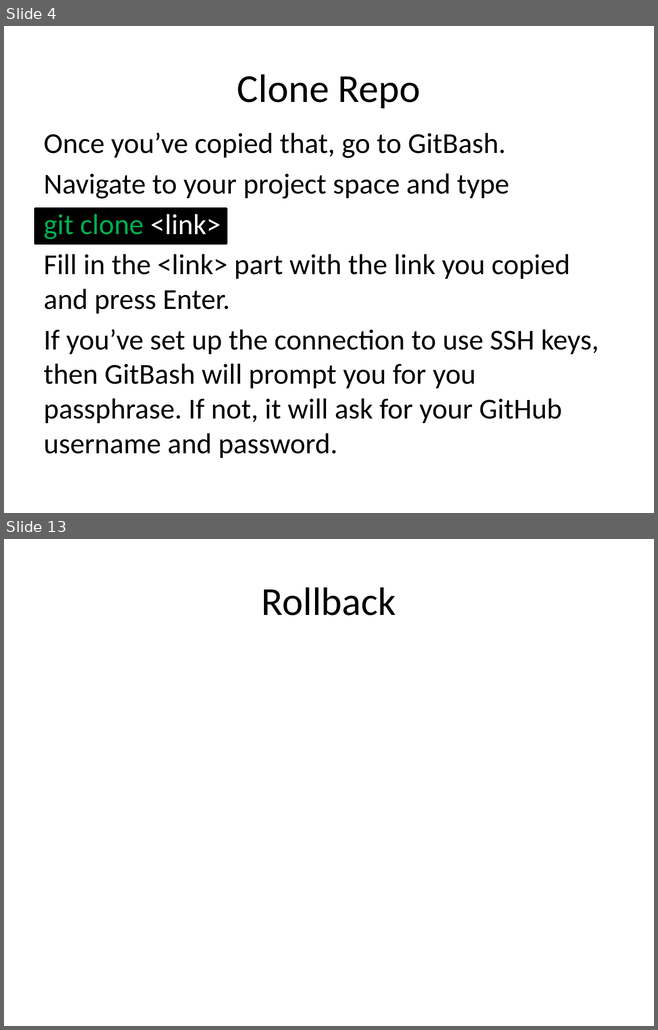
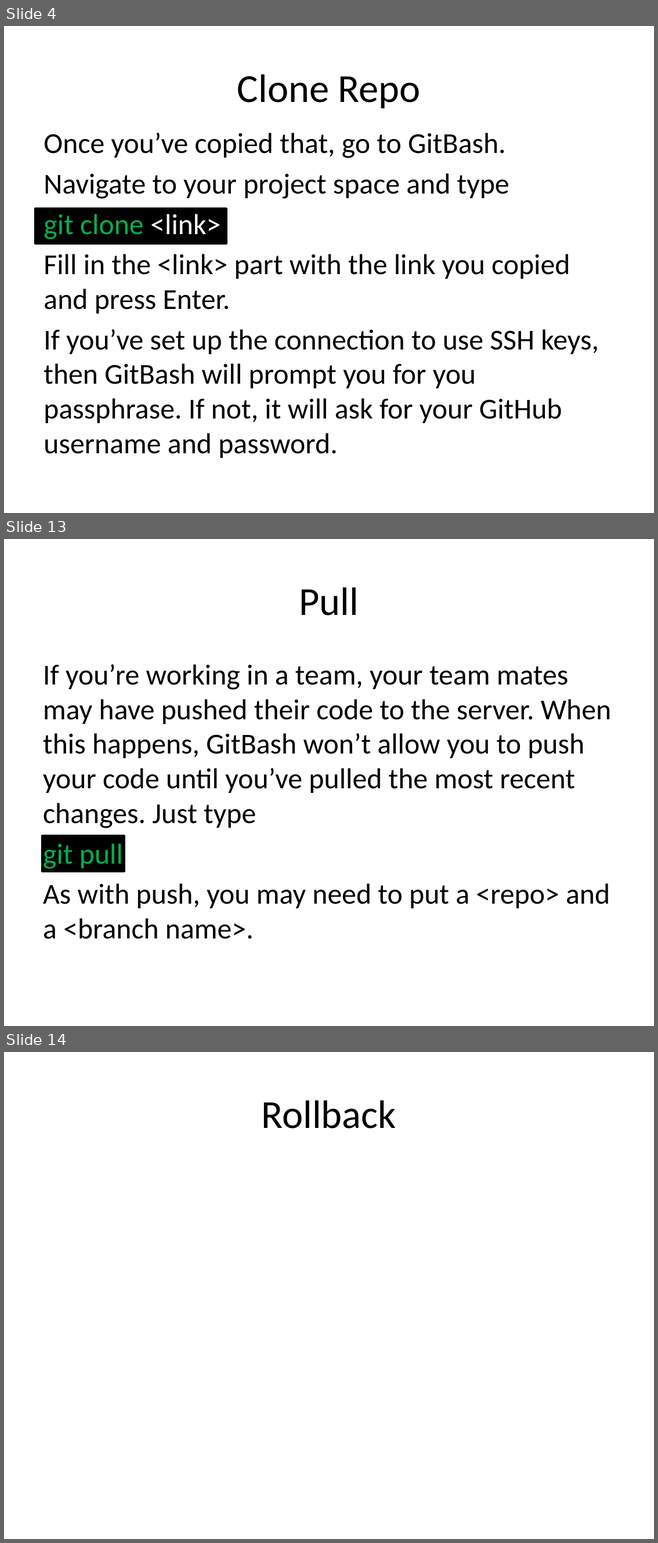
Before and after one commit to JaceTan/programming-notes, a slide deck: Github Commands.pptx. Shown one above the other, each under a label of ours: slides 4 and 13 before the commit, slides 4, 13 and 14 after it; the slides between them are not shown. The pictures are 658x1030 and 658x1543 pixels, drawn with LibreOffice and Linux fonts; fonts in the diff are those of the drawing. Boxes give left, top, right and bottom in pixels: in the first picture for what was removed or moved away, otherwise in the second. Text is boxed around its words. In the diff, an @@ line names an element or a change of style, - is before the commit and + after.

```diff
--- a/Github Commands.pptx
+++ b/Github Commands.pptx
@@ slide 13 added at box(4, 539, 654, 1026), background #FFFFFF @@
@@ title added at box(299, 587, 359, 616), 44 pt, text #000000 @@
+Pull
@@ text added at box(43, 664, 611, 939), 32 pt, text #000000 @@
+If you’re working in a team, your team mates may have pushed their code to the server. When this happens, GitBash won’t allow you to push your code until you’ve pulled the most recent changes. Just type
+git pull
+As with push, you may need to put a <repo> and a <branch name>.
@@ rectangle added at box(42, 836, 124, 871), fill #000000, outline #000000 2 pt @@
@@ what was slide 13 is now slide 14 @@
```
Also in this commit, not shown: 5 slides changed, 4 other slides added, 4 slides removed.
